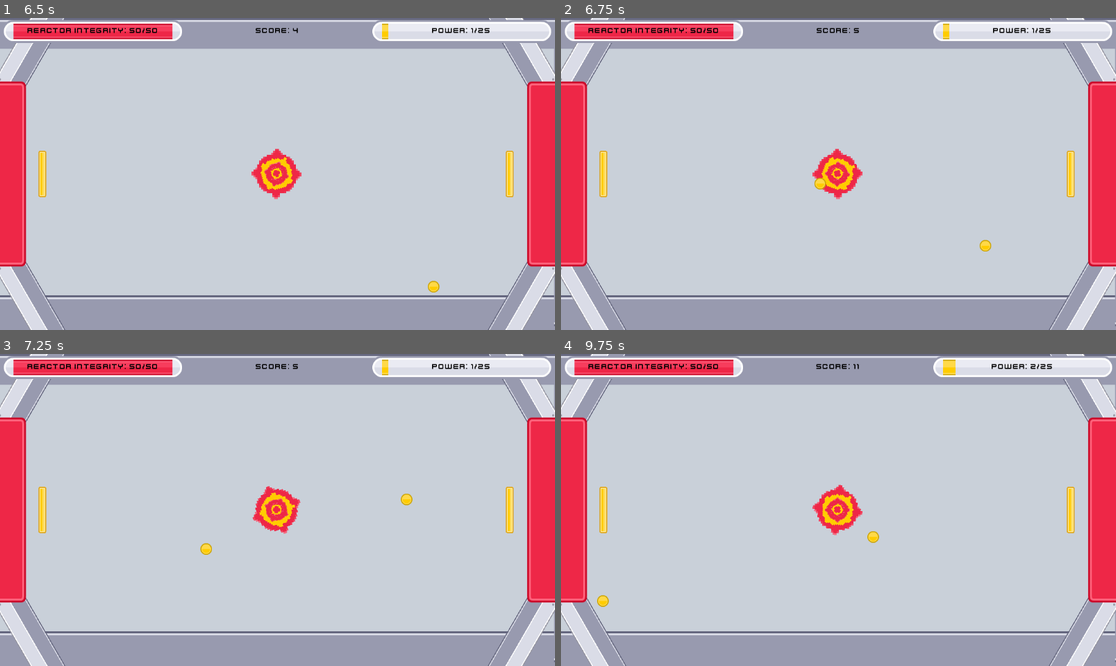
Above: before the commit, frames 1-4 (two rows, left to right).
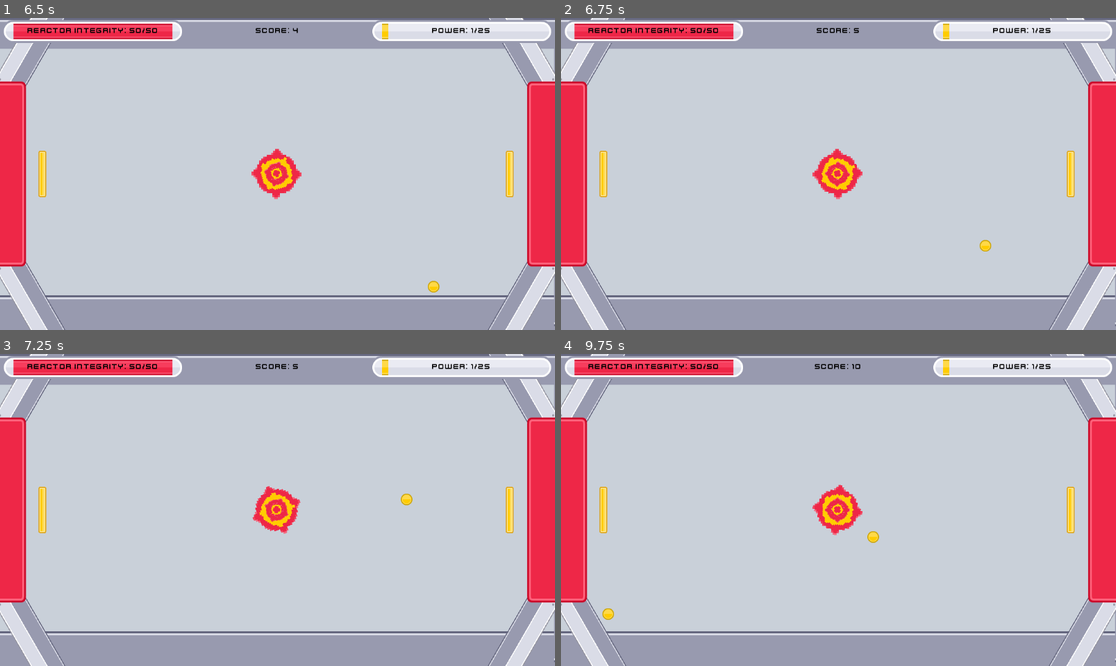
Above: after the commit, the same moments.

Repository: john-mathews/kenneypower
Game: Godot game, scene res://gameplay/level.tscn
Two runs of this game, one before a commit and one after it. Both use one fixed random seed, a clock stepped at 60 frames per second and the inputs below.
Inputs:
- Up to frame 1 (6.5 s): tap Enter at 0.5 s
- Up to frame 2 (6.75 s): no input
- Up to frame 3 (7.25 s): no input
- Up to frame 4 (9.75 s): no input

Frame 1 is identical in both runs. In frame 2, less than 0.1% of the frame differs, in the area x 45-48%, y 51-56%; in frame 3, less than 0.1%; in frame 4, 0.4%, in the area x 6-89%, y 1-86%.

Commit message:
small fixes and tweaking

Diff:
--- a/Visuals/RainDrop.tscn
+++ b/Visuals/RainDrop.tscn
@@ -1,5 +1,6 @@
-[gd_scene load_steps=4 format=3 uid="uid://8t8oq5767mfy"]
+[gd_scene load_steps=5 format=3 uid="uid://8t8oq5767mfy"]
 
+[ext_resource type="Texture2D" uid="uid://dh2f1va7121xu" path="res://assets/bar_round_large_square.png" id="1_v2kcu"]
 [ext_resource type="Texture2D" uid="uid://uvkmtcggc75o" path="res://assets/bar_round_small_l_blue.png" id="1_vy11t"]
 [ext_resource type="Texture2D" uid="uid://r7shptm00ihe" path="res://assets/bar_round_small_r_blue.png" id="2_s108c"]
 [ext_resource type="Texture2D" uid="uid://ctpq8xv0sdmud" path="res://assets/dotBlue.png" id="3_s108c"]
@@ -7,17 +8,24 @@
 [node name="RainDrop" type="Node2D"]
 metadata/_edit_vertical_guides_ = [-99.0]
 
+[node name="BarRoundLargeSquare" type="Sprite2D" parent="."]
+texture = ExtResource("1_v2kcu")
+
 [node name="BarRoundSmallLBlue" type="Sprite2D" parent="."]
-position = Vector2(0, -2)
+modulate = Color(0, 0, 100, 1)
+position = Vector2(-2, -6)
 rotation = -2.67035
+scale = Vector2(1.5, 1.5)
 texture = ExtResource("1_vy11t")
 
 [node name="BarRoundSmallRBlue" type="Sprite2D" parent="."]
-position = Vector2(0, -2)
+modulate = Color(0, 0, 100, 1)
+position = Vector2(2, -5)
 rotation = 2.67035
+scale = Vector2(1.5, 1.5)
 texture = ExtResource("2_s108c")
 
 [node name="DotBlue" type="Sprite2D" parent="."]
-position = Vector2(0, 3)
-scale = Vector2(0.6, 0.6)
+modulate = Color(0, 0, 100, 1)
+position = Vector2(0, 6)
 texture = ExtResource("3_s108c")
--- a/Visuals/lightning_sprite.tscn
+++ b/Visuals/lightning_sprite.tscn
@@ -1,21 +1,28 @@
-[gd_scene load_steps=2 format=3 uid="uid://c0xs6shff5tbg"]
+[gd_scene load_steps=3 format=3 uid="uid://c0xs6shff5tbg"]
 
 [ext_resource type="Texture2D" uid="uid://clossn0c8ycos" path="res://assets/bar_square_gloss_small.png" id="1_6k6qp"]
+[ext_resource type="Texture2D" uid="uid://dh2f1va7121xu" path="res://assets/bar_round_large_square.png" id="1_05206"]
 
 [node name="LightningSprite" type="Node2D"]
 scale = Vector2(0.1, 0.1)
+
+[node name="BarRoundLargeSquare" type="Sprite2D" parent="."]
+position = Vector2(-10, 0)
+scale = Vector2(10, 10)
+texture = ExtResource("1_05206")
 
 [node name="BarSquareGlossSmall" type="Sprite2D" parent="."]
 auto_translate_mode = 2
 position = Vector2(-27.0658, -83.5191)
 rotation = -1.12368
+scale = Vector2(1, 2)
 texture = ExtResource("1_6k6qp")
 
 [node name="BarSquareGlossSmall2" type="Sprite2D" parent="."]
 auto_translate_mode = 2
 position = Vector2(-13.0658, 1.48096)
 rotation = 0.016842
-scale = Vector2(0.7, 1)
+scale = Vector2(0.7, 1.5)
 texture = ExtResource("1_6k6qp")
 
 [node name="BarSquareGlossSmall3" type="Sprite2D" parent="."]
--- a/Visuals/vacuum_icon.tscn
+++ b/Visuals/vacuum_icon.tscn
@@ -1,29 +1,35 @@
-[gd_scene load_steps=3 format=3 uid="uid://ct88lnx57mtw"]
+[gd_scene load_steps=4 format=3 uid="uid://ct88lnx57mtw"]
 
+[ext_resource type="Texture2D" uid="uid://ho7lrpihw1lp" path="res://assets/dot_shadow.png" id="1_ufcoe"]
 [ext_resource type="Texture2D" uid="uid://1205201lwgyw" path="res://assets/cursor_e.png" id="2_4at1i"]
 [ext_resource type="Texture2D" uid="uid://cyncc6b30pah4" path="res://assets/vacuum_icon.png" id="3_ufcoe"]
 
 [node name="VacuumIcon" type="Node2D"]
 
+[node name="DotShadow" type="Sprite2D" parent="."]
+scale = Vector2(2, 2)
+texture = ExtResource("1_ufcoe")
+
 [node name="CursorE" type="Sprite2D" parent="."]
-position = Vector2(-12, -12)
+position = Vector2(-12.25, -4.86827)
 rotation = 3.14159
 scale = Vector2(0.5, 0.5)
 texture = ExtResource("2_4at1i")
 
 [node name="CursorE2" type="Sprite2D" parent="."]
-position = Vector2(0, -20)
+position = Vector2(-0.25, -12.8683)
 rotation = 3.92699
 scale = Vector2(0.5, 0.5)
 texture = ExtResource("2_4at1i")
 
 [node name="CursorE3" type="Sprite2D" parent="."]
-position = Vector2(12, -12)
+position = Vector2(11.75, -4.86827)
 rotation = 4.71239
 scale = Vector2(0.5, 0.5)
 texture = ExtResource("2_4at1i")
 
 [node name="VacuumIcon" type="Sprite2D" parent="."]
+position = Vector2(-0.25, 7.13173)
 rotation = -2.35619
 scale = Vector2(1, 1)
 texture = ExtResource("3_ufcoe")
--- a/gameplay/Energy/spawner.gd
+++ b/gameplay/Energy/spawner.gd
@@ -4,14 +4,14 @@
 var power_up_uid := 'uid://cd3p3qphun8m1'
 @export var parent_scene: Node2D
 var starting_speed:= 250.0
-var spawn_seconds := 5.0
+var spawn_seconds := 6.0
 var min_spawn_seconds := 2.0
 var spawn_counter := spawn_seconds - 1.0
 var total_counter := 0.0
 
-var power_up_spawn_seconds := 10.0
-var min_power_up_seconds := 5.0
-var power_up_counter:= 0.0
+var power_up_spawn_seconds := 8.0
+var min_power_up_seconds := 4.0
+var power_up_counter:= -2.0
 
 
 
--- a/gameplay/Players/player.gd
+++ b/gameplay/Players/player.gd
@@ -5,6 +5,7 @@
 @export_enum("left", "right") var side := 'left'
 @onready var vacuum_spawn := $VacuumSpawn
 const vacuum_spawn_offset := Vector2(160, 0)
+var vacuum:Area2D
 
 func _ready() -> void:
 	init_spawn = position
--- a/gameplay/Powerups/power_up_manager.gd
+++ b/gameplay/Powerups/power_up_manager.gd
@@ -15,7 +15,6 @@
 var power_up_counter:= 0.0
 var subtract_energy_timer:= .5
 const max_powerup_time:= 15.0
-
 var available_power_ups := [power_up_types.GROW, power_up_types.SUPER, power_up_types.REPAIR, power_up_types.COLD_FUSION]
 const green_plus_icon_uid := 'uid://del7xqamxln8u'
 const mushroom_scene_uid := 'uid://13kcww77ujv'
@@ -118,7 +117,7 @@
 	current_power_ups.push_back(power_up_types.VACUUM)
 	if player.vacuum_spawn.get_child_count() == 0:
 		var vacuum_inst = vacuum_scene.instantiate()
-		vacuum_inst.scale = Vector2.ONE * 2
+		vacuum_inst.scale = Vector2.ONE * (1.0/player_scale.x)
 		player.vacuum_spawn.add_child(vacuum_inst)
 
 func activate_super() -> void:
--- a/gameplay/Powerups/power_up_orb.gd
+++ b/gameplay/Powerups/power_up_orb.gd
@@ -2,12 +2,14 @@
 
 var max_speed := 500.0
 @onready var icon_node = $icon
+@onready var background := $BarRoundLargeSquare
 var power_type : PowerUpManager.power_up_types
 
 func _ready() -> void:
 	power_type = PowerUpManager.available_power_ups.pick_random()
 	var icon = load(PowerUpManager.icon_map[power_type])
 	if icon is PackedScene:
+		background.hide()
 		var inst = icon.instantiate()
 		add_child(inst)
 	elif icon is Texture2D:
--- a/gameplay/Powerups/vacuum.gd
+++ b/gameplay/Powerups/vacuum.gd
@@ -1,8 +1,8 @@
 extends Area2D
 
-@export var suck_radius := 150.0
+@export var suck_radius := 100.0
 @export var max_force := 1000.0
-@export var delete_radius := 20.0  # How close before deletion
+@export var delete_radius := 30.0  # How close before deletion
 
 var sucked_bodies := []
 
Binary file added: assets/bar_shadow_round_large_square.png
Not shown, added: assets/bar_shadow_round_large_square.png.import
